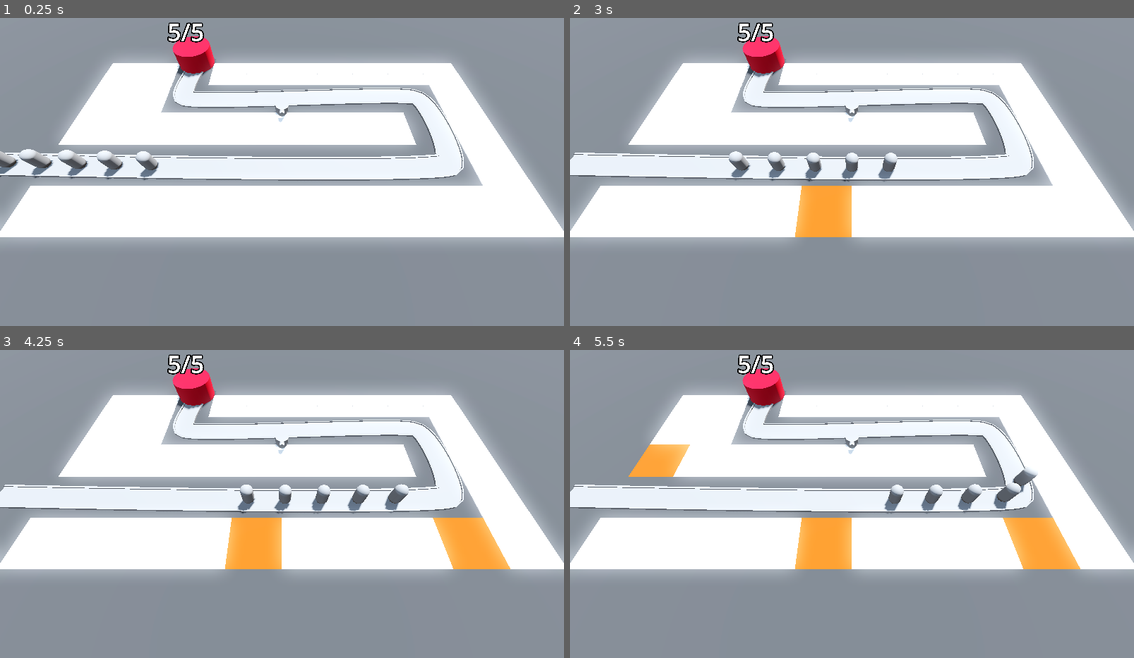
Above: before the commit, frames 1-4 (two rows, left to right).
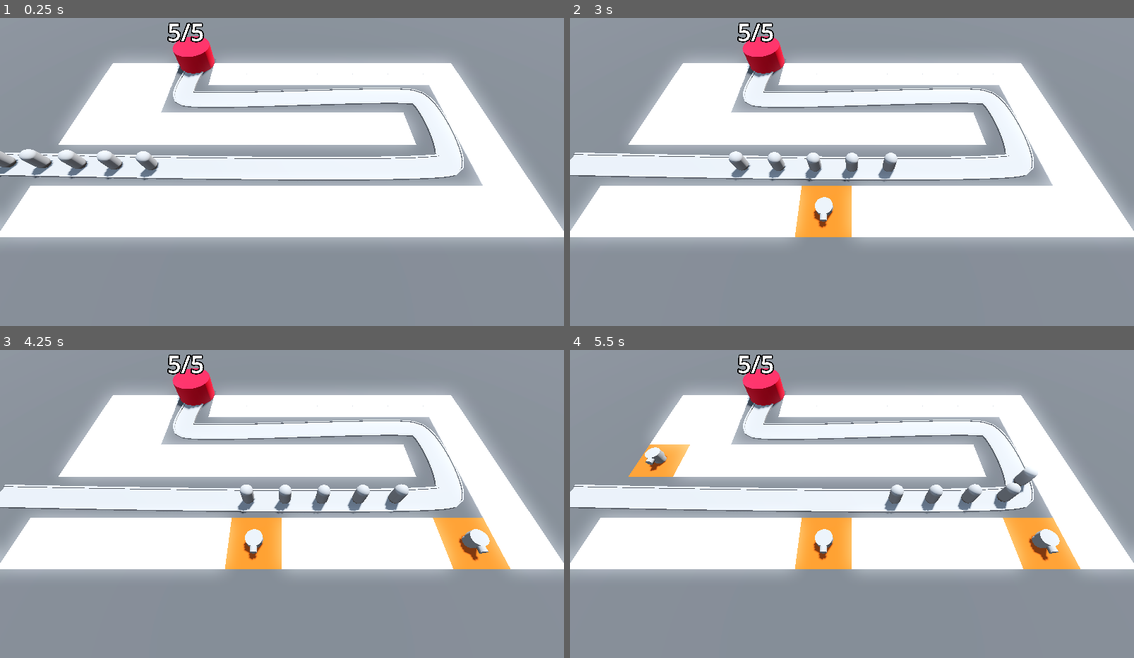
Above: after the commit, the same moments.

Repository: BerkayOzercan/Tutorial-Godot-Barbarian-Blaster
Game: Godot game, scene res://BaseLevel.tscn
Same seed, same stepped clock (60 frames per second), same inputs: the game is played once before the commit and once after it.
Inputs (mouse positions are in pixels of both pictures, inside the frame that each line leads up to):
- Up to frame 1 (0.25 s): no input
- Up to frame 2 (3 s): move the mouse to (976, 150) at 0.52 s; click (976, 150) at 0.6 s; move the mouse to (739, 184) at 1.27 s; click (739, 184) at 1.35 s; move the mouse to (908, 98) at 2.02 s; click (908, 98) at 2.1 s; move the mouse to (823, 230) at 2.77 s; click (823, 230) at 2.85 s
- Up to frame 3 (4.25 s): move the mouse to (451, 547) at 3.52 s; click (451, 547) at 3.6 s
- Up to frame 4 (5.5 s): move the mouse to (682, 451) at 4.27 s; click (682, 451) at 4.35 s; move the mouse to (880, 500) at 5.02 s; click (880, 500) at 5.1 s

The runs differ from the first frame. In frame 1, less than 0.1% of the frame differs, in the area x 48-52%, y 28-34%; in frame 2, 0.3%; in frame 3, 0.7%; in frame 4, 0.9%, in the area x 13-87%, y 28-69%.

Commit message:
Edit : turret position

Diff:
--- a/BaseLevel.tscn
+++ b/BaseLevel.tscn
@@ -44,8 +44,9 @@
 size = Vector3(100, 2, 100)
 material = SubResource("StandardMaterial3D_5hl3j")
 
-[node name="RayPickerCamera" parent="." node_paths=PackedStringArray("gridMap") instance=ExtResource("1_v4fvo")]
+[node name="RayPickerCamera" parent="." node_paths=PackedStringArray("gridMap", "turret_manager") instance=ExtResource("1_v4fvo")]
 gridMap = NodePath("../GridMap")
+turret_manager = NodePath("../TurretManager")
 
 [node name="GridMap" type="GridMap" parent="."]
 mesh_library = ExtResource("1_bx40k")
--- a/RayPickerCamera/ray_picker_camera.gd
+++ b/RayPickerCamera/ray_picker_camera.gd
@@ -1,6 +1,7 @@
 extends Camera3D
 
 @export var gridMap: GridMap
+@export var turret_manager: Node3D
 
 @onready var ray_cast_3d: RayCast3D = $RayCast3D
 
@@ -20,6 +21,8 @@
 				var cell = gridMap.local_to_map(collision_point)
 				if gridMap.get_cell_item(cell) == 0:
 					gridMap.set_cell_item(cell, 1)
+					var tile_position = gridMap.map_to_local(cell)
+					turret_manager.build_turret(tile_position)
 					print("Test")
 	else:
 		Input.set_default_cursor_shape(Input.CURSOR_ARROW)
--- a/TurretManager.gd
+++ b/TurretManager.gd
@@ -2,6 +2,8 @@
 
 @export var turret: PackedScene
 
-func _ready() -> void:
+
+func build_turret(turretPosition: Vector3) -> void:
 	var new_turret = turret.instantiate()
 	add_child(new_turret)
+	new_turret.global_position = turretPosition
